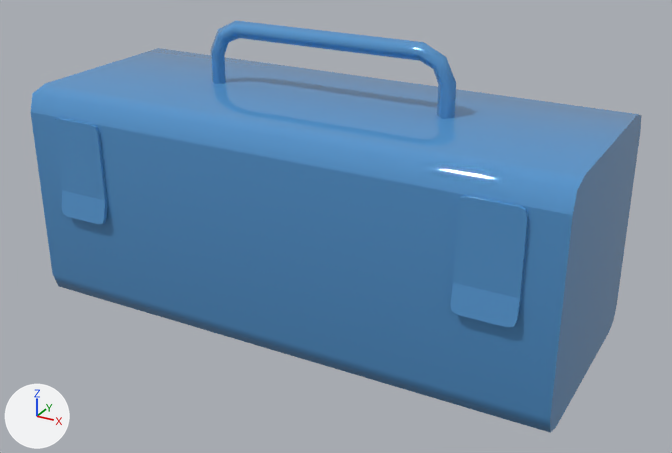
One commit to the FBX model Assets/ART/Meshes/MAINTENANCE ROOM/SM_Toolbox.fbx: the scene before it, then after it.
Both versions are drawn from a camera (50 mm lens) standing at (0.506, -0.896, 0.562) and looking at (0.023, -0.017, 0.122). The axes (+X, +Y, +Z) are drawn at lower left. The lights are the same throughout. The picture after the commit comes second. Where no turn or scale is listed for an object, it has been applied to the vertices.

In view in the first picture: 'SM_Toolbox', 'SM_Toolbox_Top'.
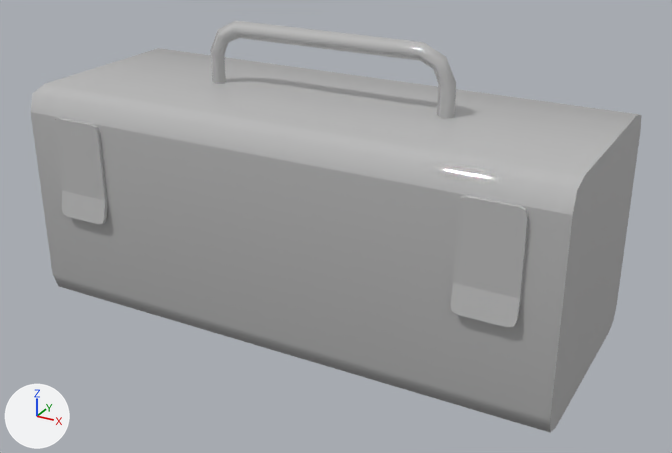
Location of each change, (x1, y1, x2, y2) in pixels of the pictures (672 x 453 px):
'SM_Toolbox', recoloured (blue to grey): (31, 112, 642, 433) in both
'SM_Toolbox_Top', recoloured (blue to grey): (31, 21, 638, 215) in both

What the commit changed:
Material 'Default' (mat_default) is new.
Its base color is (0.5, 0.5, 0.5) (grey #bcbcbc).
Its roughness is 0.0.
me_mesh_001 has 52 vertices, 46 faces and spans x -0.325..0.325, y -0.263..0.0, z -0.022..0.083.
me_mesh_001 no longer uses material mat_m_metal_painted_red (blue #5594cd).
me_mesh_001 gains material mat_default (grey #bcbcbc).
me_mesh has 122 vertices, 153 faces and spans x -0.325..0.325, y -0.144..0.135, z 0.0..0.27.
me_mesh no longer uses material mat_m_metal_painted_red (blue #5594cd).
me_mesh gains material mat_default (grey #bcbcbc).
